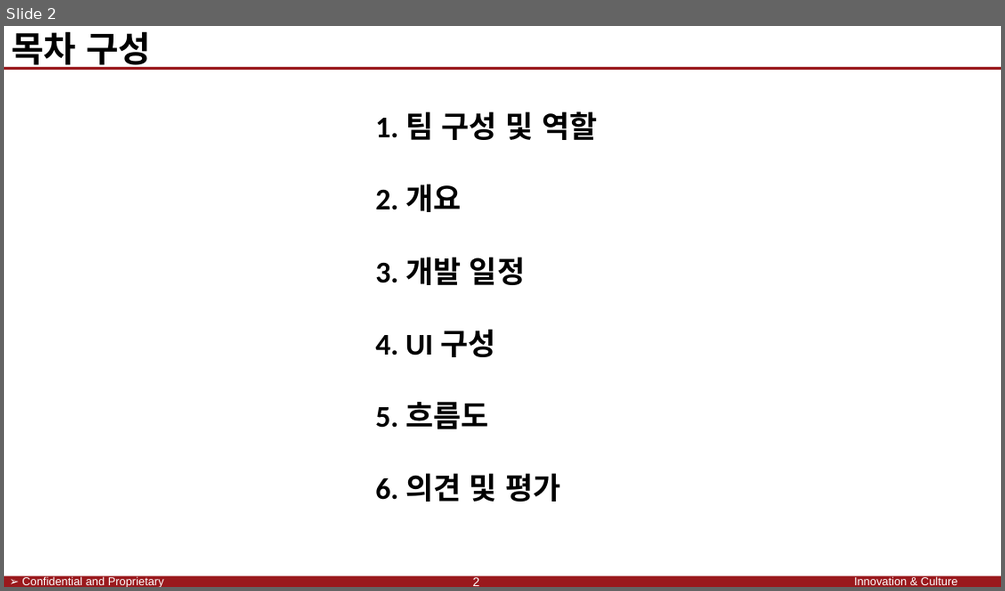
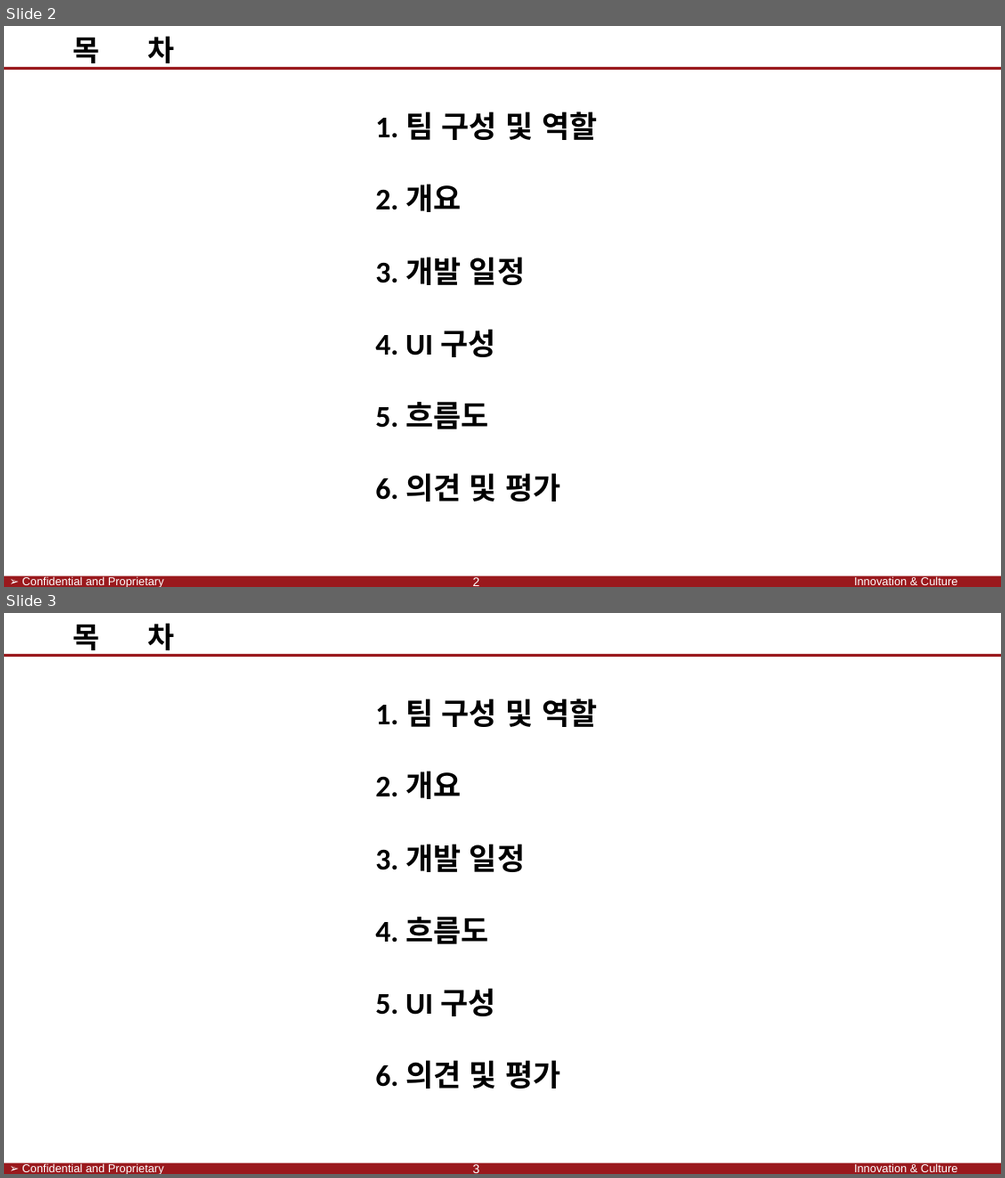
Before and after one commit to SaintSeong/JusungProject, a slide deck: A조 발표.pptx. Shown one above the other, each under a label of ours: slide 2 before the commit, slides 2 and 3 after it. The pictures are 1005x591 and 1005x1178 pixels, drawn with LibreOffice and Linux fonts; fonts in the diff are those of the drawing; background and template pictures are left out. Boxes give left, top, right and bottom in pixels: in the first picture for what was removed or moved away, otherwise in the second. Text is boxed around its words. In the diff, an @@ line names an element or a change of style, - is before the commit and + after.

```diff
--- a/A조 발표.pptx
+++ b/A조 발표.pptx
@@ slide 3 added at [4, 613, 1001, 1174], background #FFFFFF; not listed: 4 template elements that a slide beside it also shows @@
@@ text added at [73, 623, 174, 656], 28 pt, text #000000, bold @@
+목 차
@@ text added at [375, 698, 597, 1088], 29 pt, text #000000, bold @@
+1. 팀 구성 및 역할
+2. 개요
+3. 개발 일정
+4. 흐름도
+5. UI 구성
+6. 의견 및 평가
@@ page number added at [473, 1164, 480, 1173], 12 pt, text #FFFFFF @@
+3
@@ slide 2 changed as well @@
@@ text at [73, 36, 174, 69]: text changed; size 34 to 28 pt @@
-목차 구성
+목 차
```
Also in this commit, not shown: 10 other slides changed, 2 other slides added, 1 other file.
